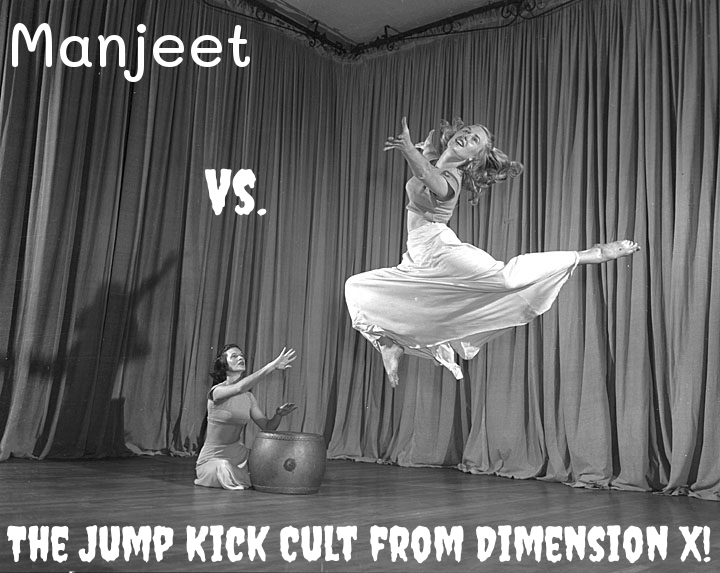
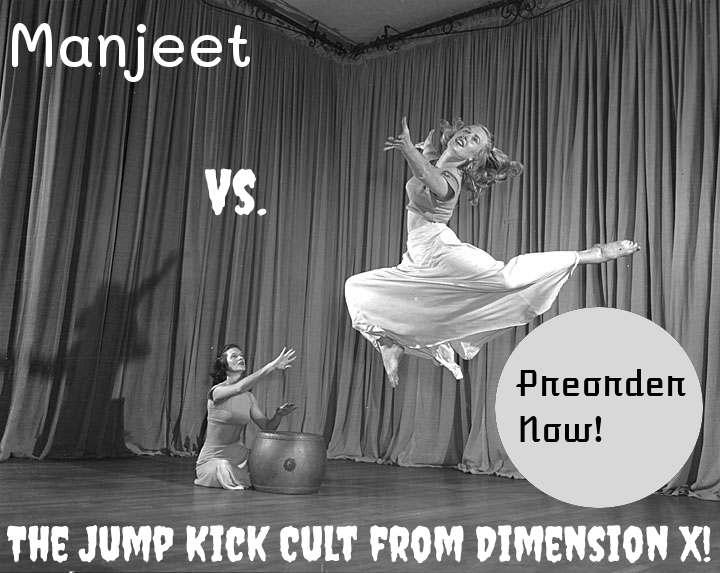
Before/after of a 720×573 layered artwork. What changed in the layer stack:
added layer "Preorder ..." above "Layer" over [516, 369, 686, 442]
added layer "Layer" above "Manjeet ..." over [495, 307, 703, 508]
